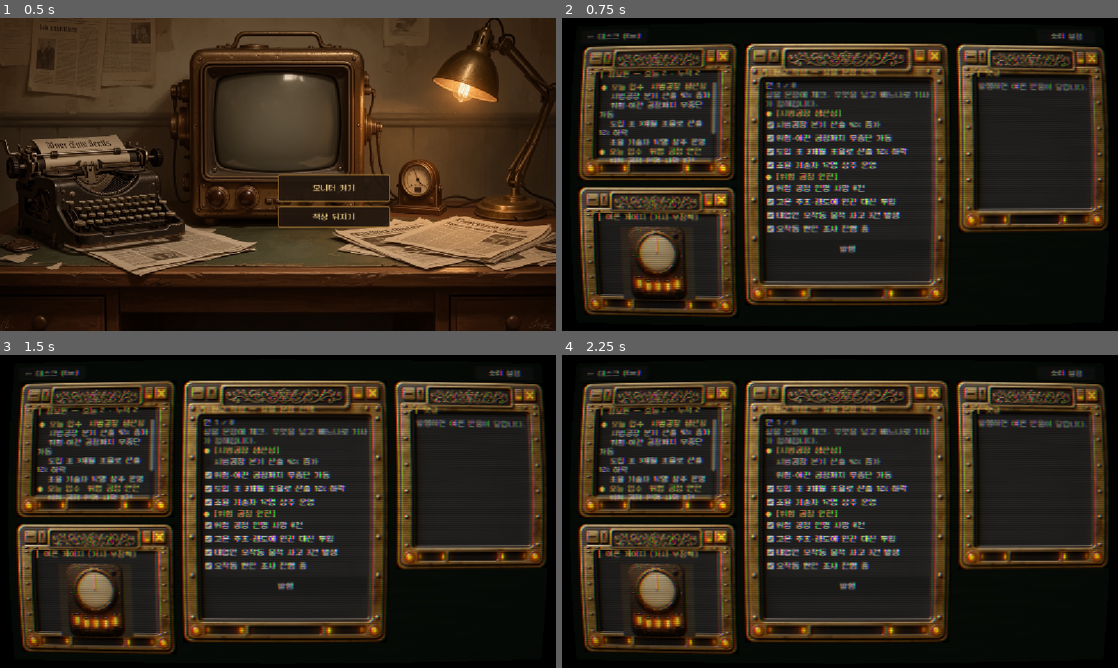
Above: before the commit, frames 1-4 (two rows, left to right).
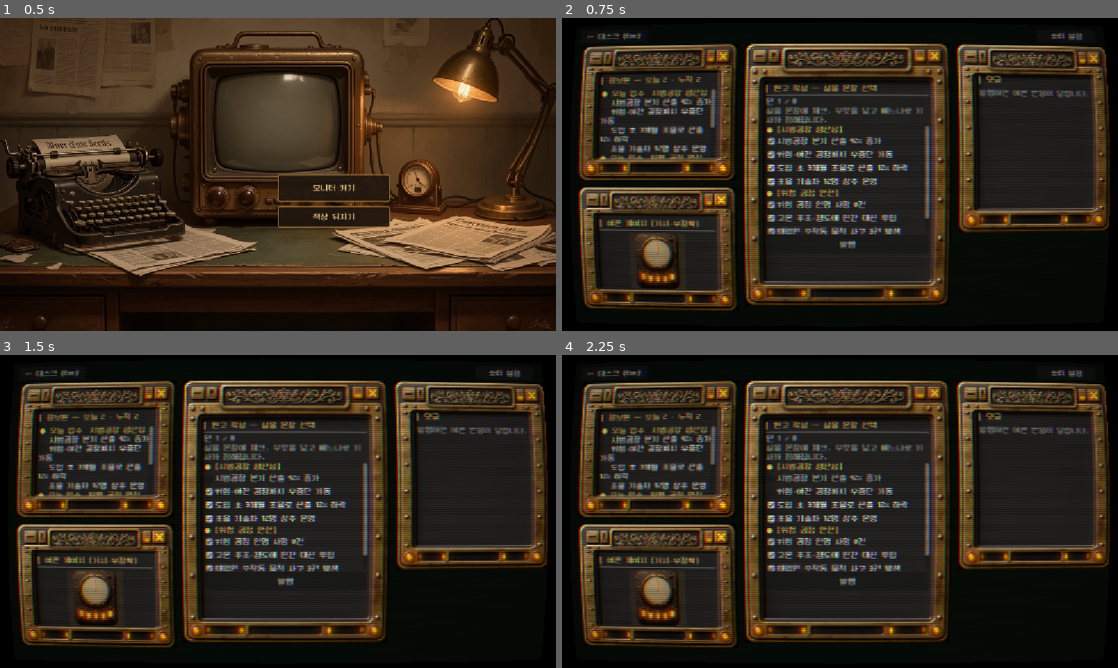
Above: after the commit, the same moments.

Repository: JiwonKim-kr/artificer-pipeline
Game: Godot game, scene res://scenes/main.tscn
Same seed, same stepped clock (60 frames per second), same inputs: the game is played once before the commit and once after it.
Inputs:
- Up to frame 1 (0.5 s): no input
- Up to frame 2 (0.75 s): click "모니터 켜기" at 0.5 s
- Up to frame 3 (1.5 s): click "시범공장 분기 산출 42% 증가" at 1.25 s
- Up to frame 4 (2.25 s): click "위험·야간 공정까지 무중단 가동" at 2 s

Frame 1 is identical in both runs. In frame 2, 18% of the frame differs, in the area x 4-99%, y 9-96%; in frame 3, 18%; in frame 4, 18%.

Commit message:
[play build] 창 세로 삐짐 수정 — 프레임 실측 여백 + 원고 창 추가 상단
#6 후속: 세로 삐짐(상단 타이틀바·하단 브라스) 해결. content_margin 을 프레임
실측에 맞춰 상70·하48·좌우46 으로. 9-slice 특성상 창이 높을수록 상단 브라스가
두꺼워져, _window(extra_top) 로 가장 높은 원고 창에만 +20 추가. 게이지 다이얼
최소 높이 158→120(여백 확대로 창이 밀려 커지는 것 방지). 사람 눈 확인 완료.
import/smoke PASS.

Co-Authored-By: Claude Opus 4.8 <noreply@anthropic.com>

Diff:
--- a/src/ui/main.gd
+++ b/src/ui/main.gd
@@ -309,7 +309,7 @@
 		crt.material = mat
 	_screen.add_child(crt)
 
-func _window(pos: Vector2, size: Vector2, title: String) -> PanelContainer:
+func _window(pos: Vector2, size: Vector2, title: String, extra_top: float = 0.0) -> PanelContainer:
 	var panel := PanelContainer.new()
 	panel.position = pos
 	panel.custom_minimum_size = size
@@ -326,12 +326,14 @@
 		# 9-slice 마진: 창이 340px 대인데 96(텍스처 장식 실폭)을 쓰면 모서리만으로
 		# 폭을 다 먹어 본문이 넘친다. 44 로 줄여 테두리 질감만 살린다.
 		sb.set_texture_margin_all(44.0)
-		# 본문은 테두리 안쪽으로. 브라스 장식이 좌우 ~44px 라 본문 여백을 그만큼 줘야
-		# 글자가 테두리 밑으로 삐져나가지 않는다(9-slice 마진과 맞춘다).
-		sb.content_margin_left = 44.0
-		sb.content_margin_right = 44.0
-		sb.content_margin_top = 56.0   # 프레임 타이틀바 장식 아래로 본문을 내린다
-		sb.content_margin_bottom = 38.0
+		# 본문 여백을 프레임 실측 브라스 두께에 맞춘다(512² 텍스처 기준: 상단 타이틀바
+		# ~64px 로 가장 두껍고, 하단·좌우는 ~52px). 이보다 작으면 글자가 장식 위로 올라탄다.
+		sb.content_margin_left = 46.0
+		sb.content_margin_right = 46.0
+		# 상단 70: 9-slice 특성상 창이 높을수록(원고 556px) 상단 브라스가 더 늘어나
+		# 두꺼워져서, 가장 높은 창 기준으로 잡는다(짧은 창은 여유만 더 생김).
+		sb.content_margin_top = 70.0 + extra_top  # 높은 창(원고)은 상단 브라스가 더 두꺼워 추가 여백
+		sb.content_margin_bottom = 48.0
 		panel.add_theme_stylebox_override("panel", sb)
 	var vb := VBoxContainer.new()
 	panel.add_child(vb)
@@ -417,7 +419,7 @@
 
 # 원고 작성: 각 문장 블록을 넣을지 말지 토글. 필수 없음. 전부 빼면 미보도.
 func _make_editor(pos: Vector2, size: Vector2) -> Control:
-	var panel := _window(pos, size, "원고 작성 — 실을 문장 선택")
+	var panel := _window(pos, size, "원고 작성 — 실을 문장 선택", 20.0)
 	var vb := _body_of(panel)
 	_turn_label = Label.new()
 	_turn_label.add_theme_color_override("font_color", Color(0.8, 0.9, 1.0))
@@ -501,7 +503,8 @@
 	var panel := _window(pos, size, "여론 게이지 (거시·부정확)")
 	var vb := _body_of(panel)
 	var dial := Control.new()
-	dial.custom_minimum_size = Vector2(0, 158)
+	# 여백이 커진 만큼(상64·하48) 다이얼 최소 높이를 줄여 창이 아래로 밀려 커지지 않게 한다.
+	dial.custom_minimum_size = Vector2(0, 120)
 	dial.size_flags_vertical = Control.SIZE_EXPAND_FILL
 	dial.clip_contents = true
 	vb.add_child(dial)
